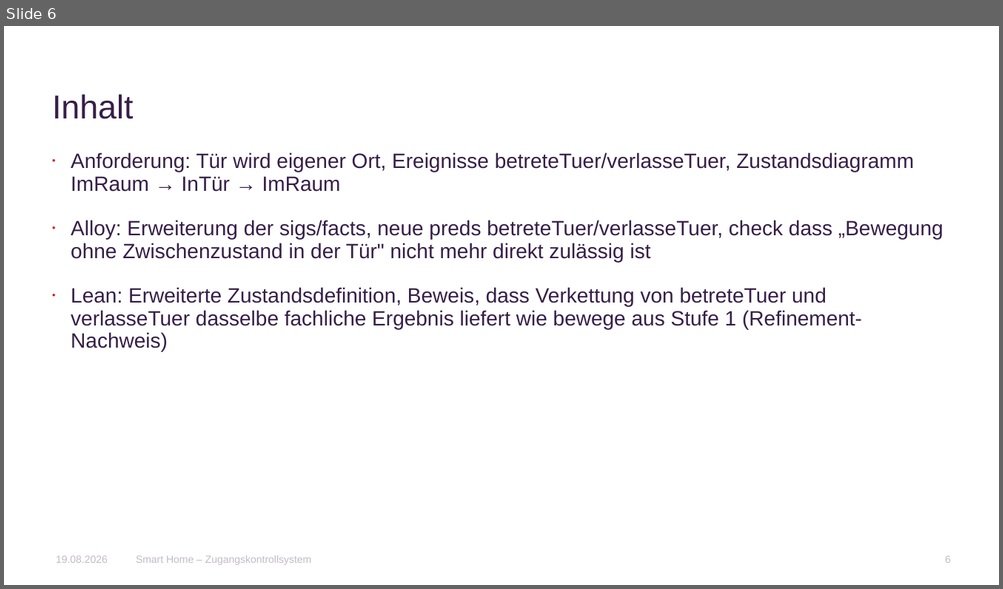
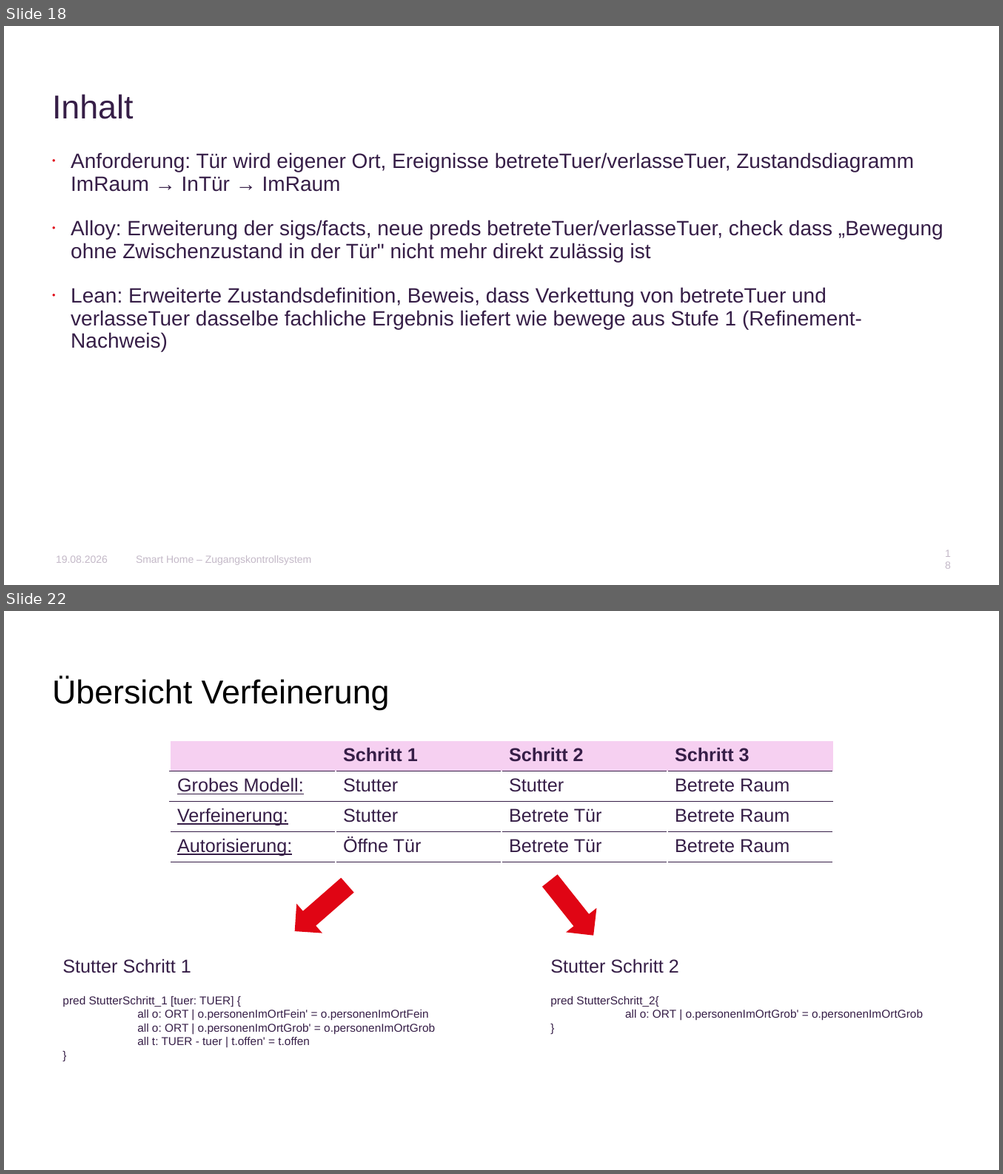
Before and after one commit to AnnaLiviaMartin/rs-smart-home, a slide deck: presentation/Smart_Home_Zugangskontrollsystem.pptx. Shown one above the other, each under a label of ours: slide 6 before the commit, slides 18 and 22 after it; the slides between them are not shown. The pictures are 1003x589 and 1003x1174 pixels, drawn with LibreOffice and Linux fonts; fonts in the diff are those of the drawing; background and template pictures are left out. Boxes give left, top, right and bottom in pixels: in the first picture for what was removed or moved away, otherwise in the second. Text is boxed around its words. In the diff, an @@ line names an element or a change of style, - is before the commit and + after.

```diff
--- a/presentation/Smart_Home_Zugangskontrollsystem.pptx
+++ b/presentation/Smart_Home_Zugangskontrollsystem.pptx
@@ slide 22 added at (x1=4, y1=611, x2=999, y2=1170), background #FFFFFF @@
@@ title added at (x1=52, y1=678, x2=390, y2=710), 32 pt, text #000000 @@
+Übersicht Verfeinerung
@@ table added at (x1=170, y1=741, x2=832, y2=862), 4 rows, 4 columns @@
+ | Schritt 1 | Schritt 2 | Schritt 3
+Grobes Modell: | Stutter | Stutter | Betrete Raum
+Verfeinerung: | Stutter | Betrete Tür | Betrete Raum
+Autorisierung: | Öffne Tür | Betrete Tür | Betrete Raum
@@ down arrow added at (x1=282, y1=871, x2=360, y2=946), fill #E00514 @@
@@ down arrow added at (x1=535, y1=869, x2=609, y2=948), fill #E00514 @@
@@ text added at (x1=62, y1=959, x2=191, y2=974), 18 pt, text #361E47 @@
+Stutter Schritt 1
@@ text added at (x1=550, y1=959, x2=679, y2=974), 18 pt, text #361E47 @@
+Stutter Schritt 2
@@ text added at (x1=62, y1=997, x2=435, y2=1045), 11 pt, text #361E47 @@
+pred StutterSchritt_1 [tuer: TUER] {
+all o: ORT | o.personenImOrtFein' = o.personenImOrtFein
+all o: ORT | o.personenImOrtGrob' = o.personenImOrtGrob
+all t: TUER - tuer | t.offen' = t.offen
+}
@@ text added at (x1=550, y1=997, x2=922, y2=1021), 11 pt, text #361E47 @@
+pred StutterSchritt_2{
+all o: ORT | o.personenImOrtGrob' = o.personenImOrtGrob
+}
@@ what was slide 6 is now slide 18 @@
@@ page number at (x1=945, y1=556, x2=950, y2=563): text changed @@
-6
+18
```
Also in this commit, not shown: 7 slides changed, 20 other slides added, 2 other files.
